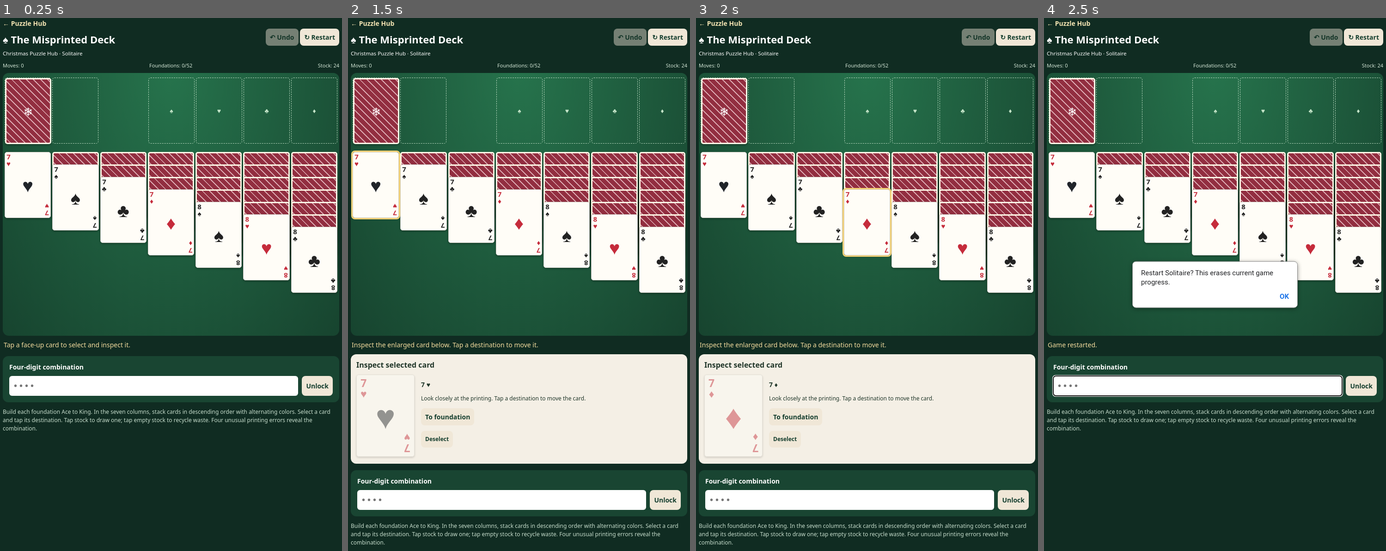
Above: before the commit, frames 1-4 (left to right).
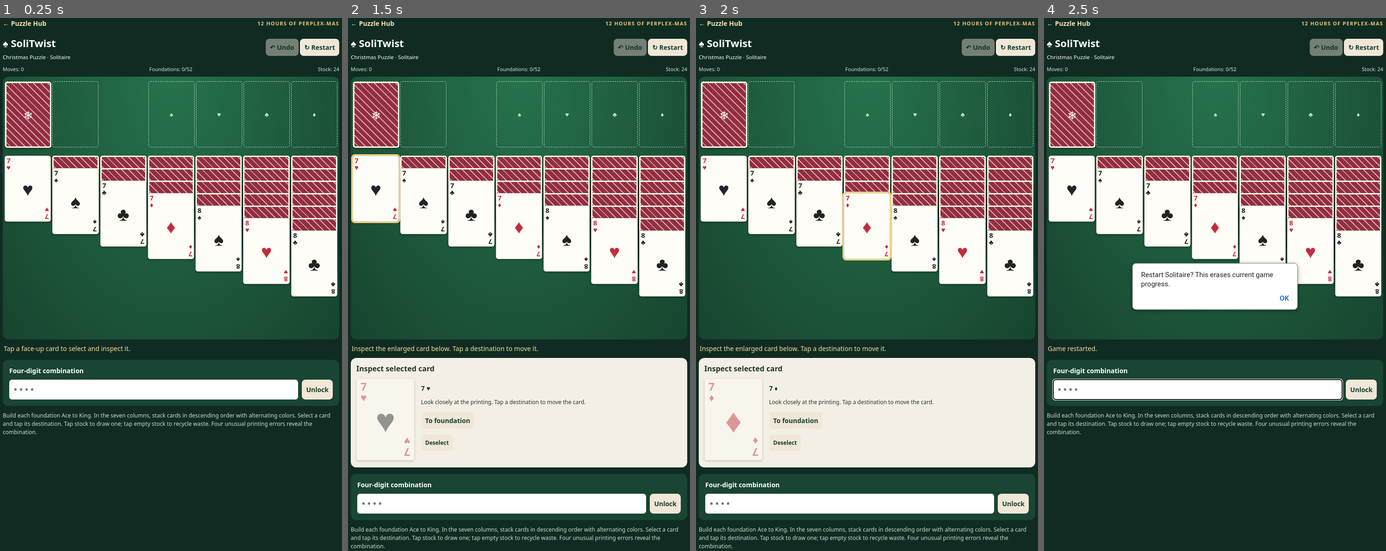
Above: after the commit, the same moments.

Repository: duckfool/christmas-puzzle-hub
Game: browser game, page index.html
Two runs of this game, one before a commit and one after it. Both use one fixed random seed, a clock stepped at 60 frames per second and the inputs below. When the page shows a pop-up message, it is drawn as a white box for half a second while everything else waits; a line starting with > is the answer the replay typed.
Inputs (mouse positions are in pixels of both pictures, inside the frame that each line leads up to; where the layout moved, square brackets give the same spot in the first picture):
- Up to frame 1 (0.25 s): no input
- Up to frame 2 (1.5 s): click (501, 391) [501, 385] at 0.27 s; type "Alex" at 0.27 s; click "↻ Restart" at 0.52 s; click "7 ♥ 7 ♥ ♥" at 1.27 s
- Up to frame 3 (2 s): click (849, 503) [849, 497] at 1.77 s; type "Alex" at 1.77 s; click "7 ♦ 7 ♦ ♦" at 1.87 s
- Up to frame 4 (2.5 s): click "↻ Restart" at 2.02 s; click (1197, 391) [1197, 385] at 2.47 s; type "s" at 2.47 s

The runs differ from the first frame. In frame 1, 14% of the frame differs, in the area x 0-100%, y 0-79%; in frame 2, 16%, in the area x 0-100%, y 0-100%; in frame 3, 16%; in frame 4, 15%.

Commit message:
Standardize puzzle titles and navigation headers

Diff:
--- a/index.html
+++ b/index.html
@@ -1,6 +1,6 @@
-<!doctype html><html lang="en"><head><meta charset="utf-8"><meta name="viewport" content="width=device-width,initial-scale=1"><title>The Misprinted Deck</title><style>
+<!doctype html><html lang="en"><head><meta charset="utf-8"><meta name="viewport" content="width=device-width,initial-scale=1"><title>SoliTwist | Perplex-Mas</title><style>
 *{box-sizing:border-box}body{margin:0;background:#102c22;color:#fff;font:14px system-ui}main{max-width:740px;margin:aut …(2928 unchanged characters)…
-.home-link{display:inline-block;color:#f4e4b3;text-decoration:none;font-weight:750;padding:5px 0}.done-actions{display:flex;gap:10px;justify-content:center;flex-wrap:wrap;margin:16px 0}.done-actions a.action{display:inline-flex;align-items:center;text-decoration:none;justify-content:center}</style></head><body><main id="game"><div class="controls"><div><a href="home.html" class="home-link">← Puzzle Hub</a><h1>♠ The Misprinted Deck</h1><small>Christmas Puzzle Hub · Solitaire</small></div><div><button i …(2132 unchanged characters)…
+.home-link{display:inline-block;color:#f4e4b3;text-decoration:none;font-weight:800;padding:5px 0}.event-header{color:#e7c879;font-size:11px;font-weight:800;letter-spacing:1.2px;text-transform:uppercase}.puzzle-nav{display:flex;align-items:center;justify-content:space-between;gap:10px;margin-bottom:8px}.controls>div:first-child{min-width:0}.done-actions{display:flex;gap:10px;justify-content:center;flex-wrap:wrap;margin:16px 0}.done-actions a.action{display:inline-flex;align-items:center;text-decoration:none;justify-content:center}</style></head><body><main id="game"><div class="puzzle-nav"><a href="home.html" class="home-link">← Puzzle Hub</a><span class="event-header">12 HOURS OF PERPLEX-MAS</span></div><div class="controls"><div><h1>♠ SoliTwist</h1><small>Christmas Puzzle · Solitaire</small></div><div><button i …(2132 unchanged characters)…
 'use strict';
 const $=x=>document.getElementById(x),S=['♠','♥','♣','♦'],red=s=>s==='♥'||s==='♦',rank=n=>n===1?'A':n===11?'J':n===12?'Q':n===13?'K':String(n),last=a=>a[a.length-1],copy=o=>JSON.parse(JSON.stringify(o));let g,selected=null,history=[];
 function deal(){let cards=S.flatMap(s=>Array.from({length:13},(_,i)=>({s,r:i+1,id:s+(i+1),up:false})));const take=(s,r) …(611 unchanged characters)…
